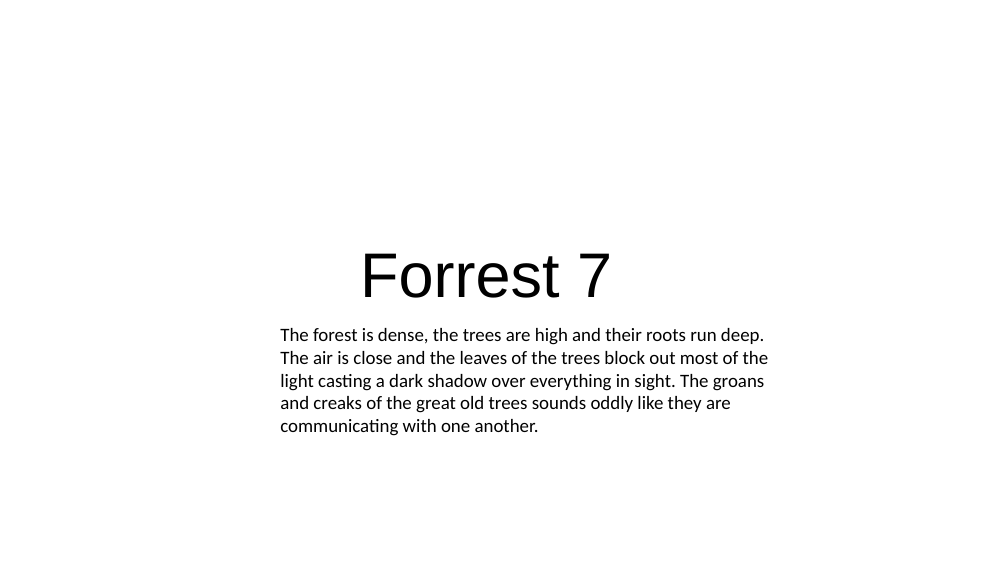
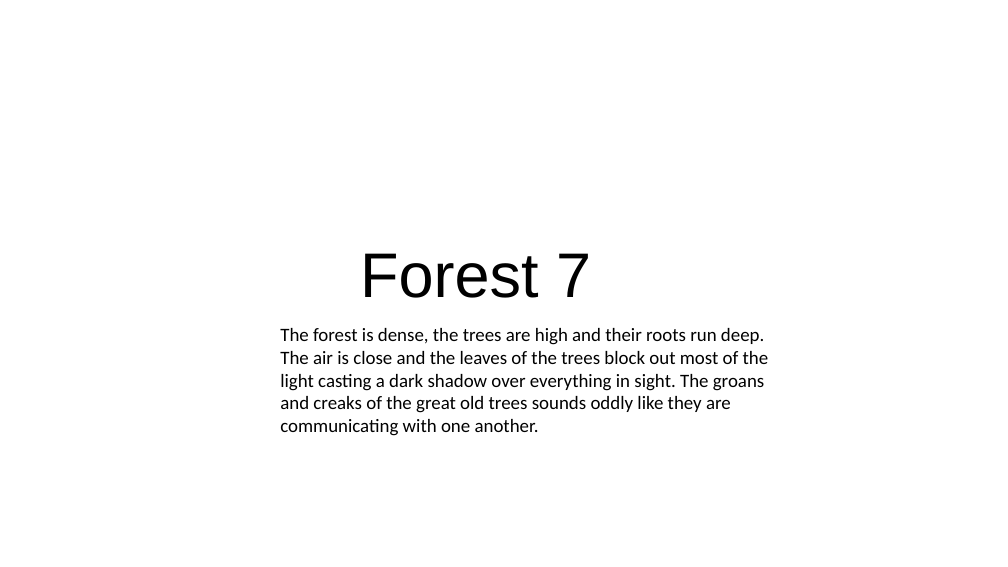
Before and after one commit to DSayers21/TextEngine, a slide deck: slide 22 of GroudLevelMap.pptx. Drawn at 1008x567 pixels with LibreOffice and Linux fonts; fonts in the diff are those of the drawing. Boxes give left, top, right and bottom in pixels: in the first picture for what was removed or moved away, otherwise in the second. Text is boxed around its words. In the diff, an @@ line names an element or a change of style, - is before the commit and + after.

```diff
--- a/GroudLevelMap.pptx
+++ b/GroudLevelMap.pptx
@@ text at [360, 253, 591, 298]: text changed @@
-Forrest 7
+Forest 7
```
Also in this commit, not shown: 3 other slides changed, 6 other files.
